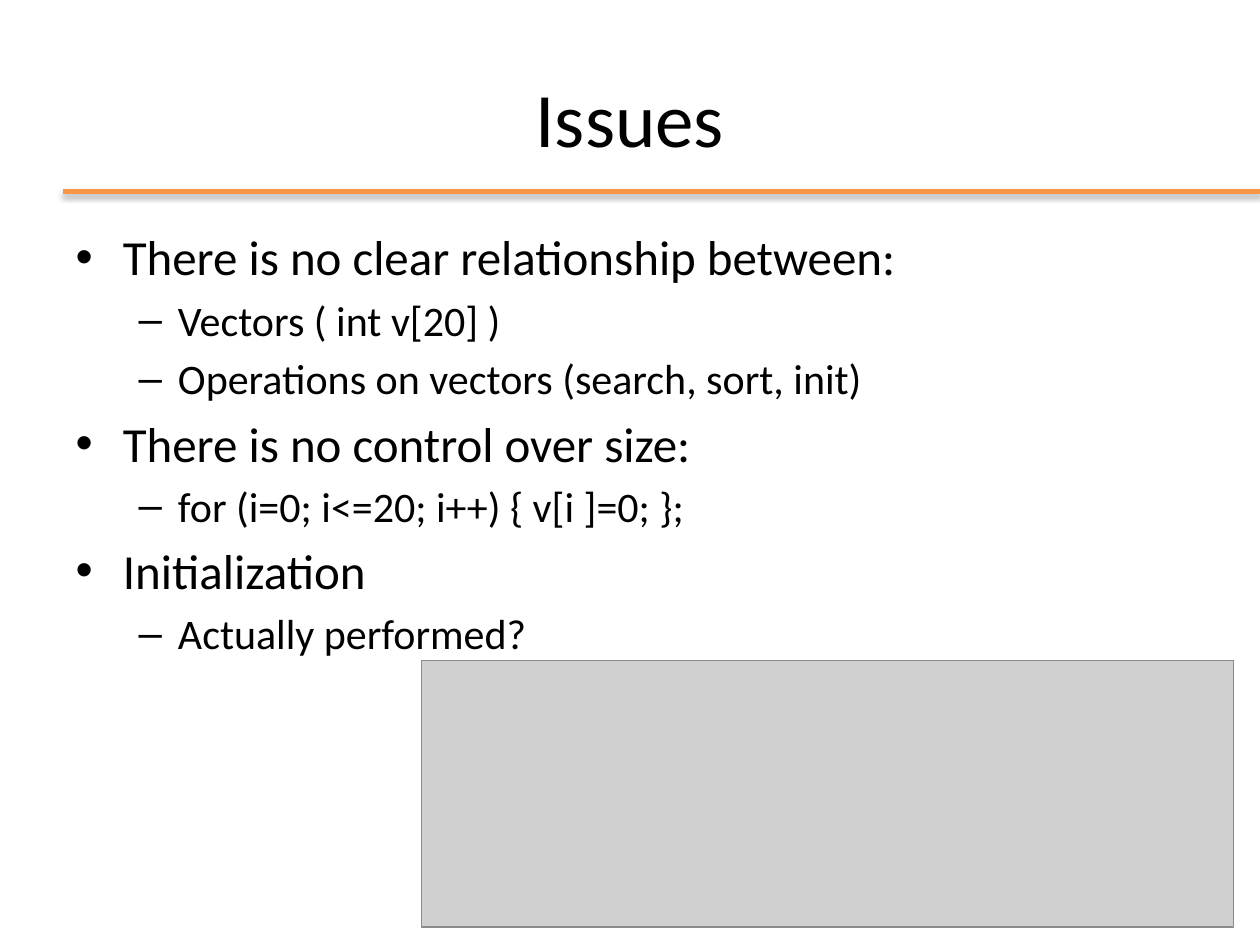
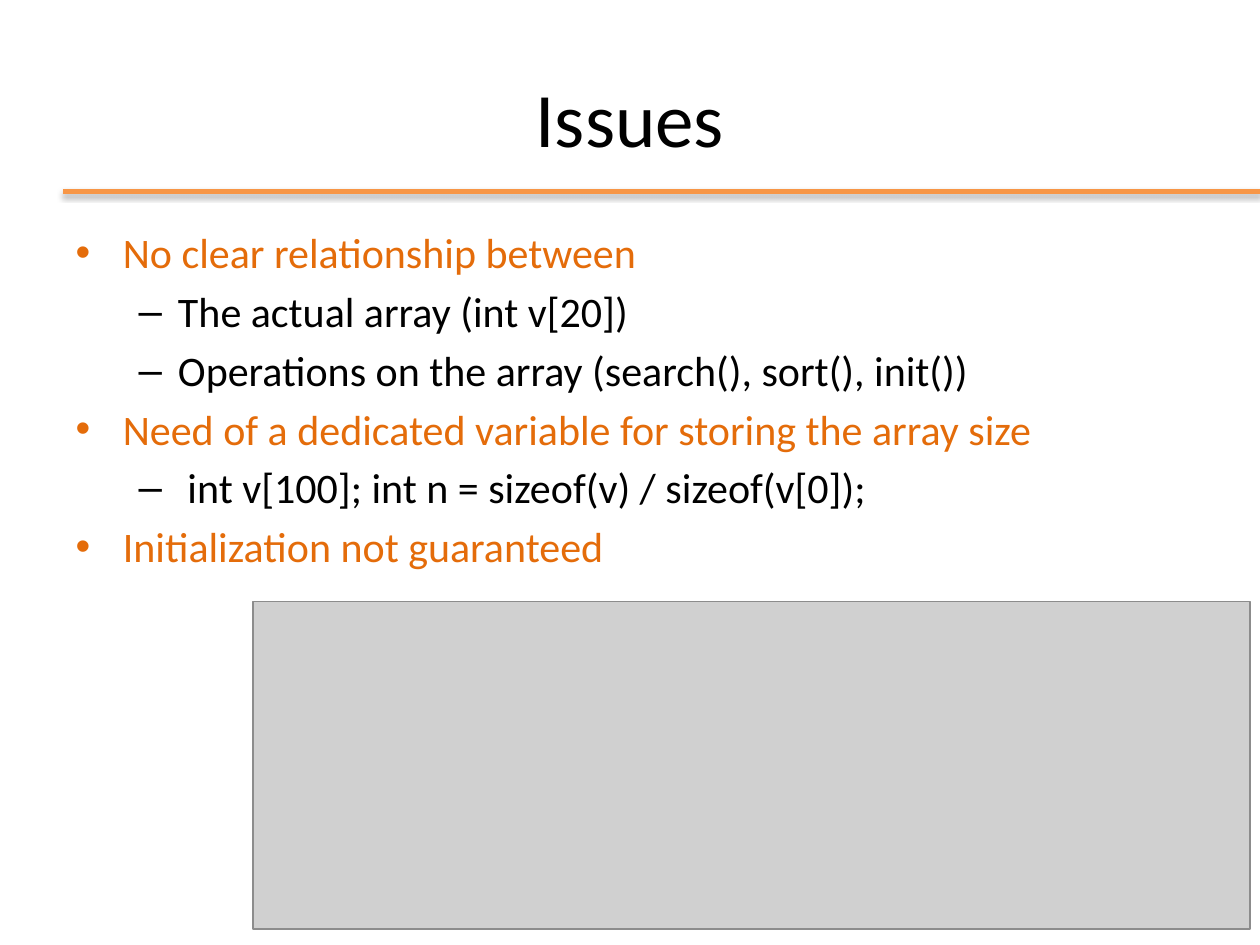
Before and after one commit to plctechnician/ooprogramming, a slide deck: slide 14 of java/slides/ppt/01 - Java From Functions to Objects.pptx (slide 13 before the commit). Drawn at 1260x945 pixels with LibreOffice and Linux fonts; fonts in the diff are those of the drawing; grey boxes stand for pictures; background and template pictures are left out. Boxes give left, top, right and bottom in pixels: in the first picture for what was removed or moved away, otherwise in the second. Text is boxed around its words. In the diff, an @@ line names an element or a change of style, - is before the commit and + after.

```diff
--- a/java/slides/ppt/01 - Java From Functions to Objects.pptx
+++ b/java/slides/ppt/01 - Java From Functions to Objects.pptx
@@ text at [123,238,1031,570]: text changed @@
-• There is no clear relationship between:
-  – Vectors ( int v[20] )
-  – Operations on vectors (search, sort, init)
-• There is no control over size:
-  – for (i=0; i<=20; i++) { v[i ]=0; };
-• Initialization
-  – Actually performed?
+• No clear relationship between
+  – The actual array (int v[20])
+  – Operations on the array (search(), sort(), init())
+• Need of a dedicated variable for storing the array size
+  – int v[100]; int n = sizeof(v) / sizeof(v[0]);
+• Initialization not guaranteed
@@ picture: place and size @@
-picture at [422,660,1234,927]
+picture at [253,601,1250,929]
@@ page number at [529,877,1197,927]: text changed @@
-13
+14
```
Also in this commit, not shown: 17 other slides changed, 3 slides added, 8 slides removed, 1 other file.
